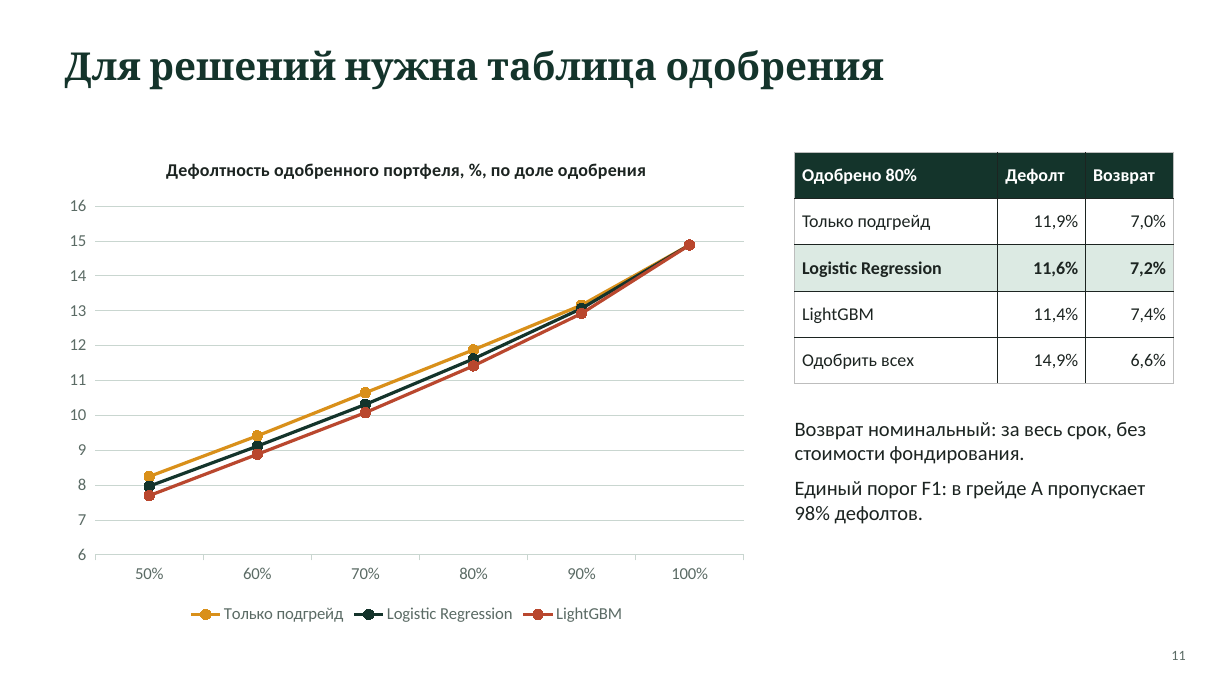
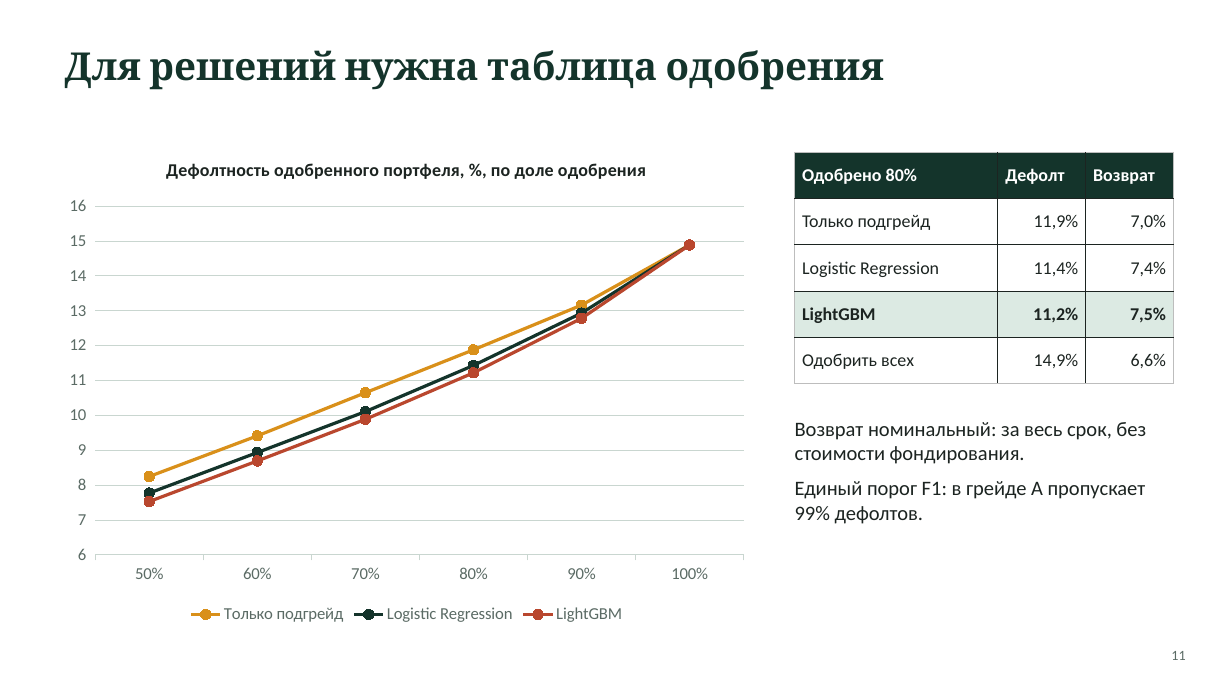
Before and after one commit to yersaa/Loan_default_prediction, a slide deck: slide 11 of docs/presentation.pptx. Drawn at 1232x693 pixels with LibreOffice and Linux fonts; fonts in the diff are those of the drawing. Boxes give left, top, right and bottom in pixels: in the first picture for what was removed or moved away, otherwise in the second. Text is boxed around its words. In the diff, an @@ line names an element or a change of style, - is before the commit and + after.

```diff
--- a/docs/presentation.pptx
+++ b/docs/presentation.pptx
@@ line chart at bbox=[55, 139, 758, 628] @@
-Logistic Regression: 8, 9.1, 10.3, 11.6, 13.1, 14.9
+Logistic Regression: 7.8, 8.9, 10.1, 11.4, 12.9, 14.9
-LightGBM: 7.7, 8.9, 10.1, 11.4, 12.9, 14.9
+LightGBM: 7.5, 8.7, 9.9, 11.2, 12.8, 14.9
@@ table at bbox=[795, 152, 1174, 384] @@
-row 3, column 2: 11,6%
+row 3, column 2: 11,4%
-row 3, column 3: 7,2%
+row 3, column 3: 7,4%
-row 4, column 2: 11,4%
+row 4, column 2: 11,2%
-row 4, column 3: 7,4%
+row 4, column 3: 7,5%
@@ fill #DCEAE3 to #FFFFFF in row 3 @@
@@ fill #FFFFFF to #DCEAE3 in row 4 @@
@@ bold off in "Logistic Regression" @@
@@ bold on in "LightGBM" @@
@@ text at bbox=[795, 481, 1146, 524]: text changed @@
-Единый порог F1: в грейде A пропускает 98% дефолтов.
+Единый порог F1: в грейде A пропускает 99% дефолтов.
```
Also in this commit, not shown: 8 other slides changed, 7 other files.
